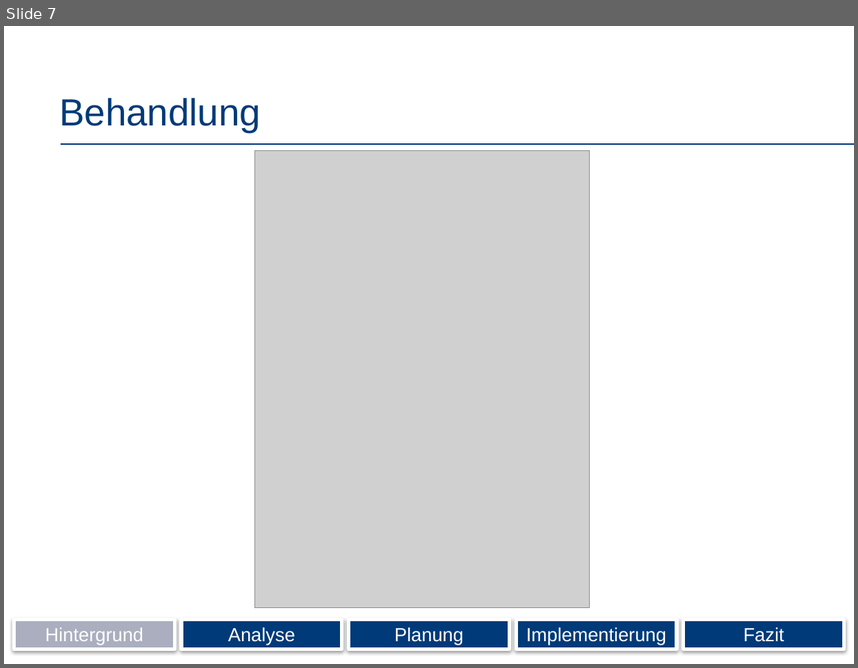
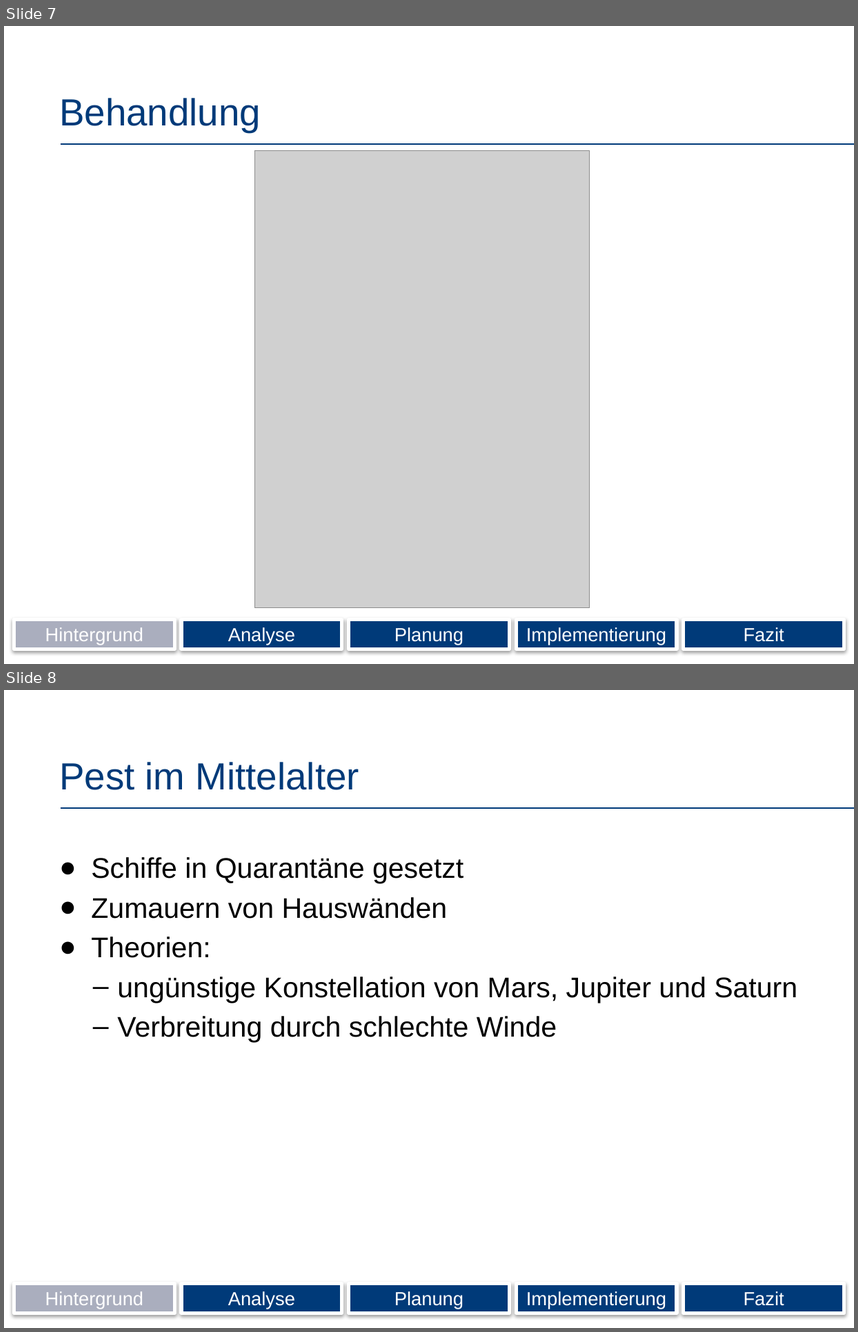
Before and after one commit to Wolle1508/SE-Projekt, a slide deck: Präsentation.pptx. Shown one above the other, each under a label of ours: slide 7 before the commit, slides 7 and 8 after it. The pictures are 858x668 and 858x1332 pixels, drawn with LibreOffice and Linux fonts; fonts in the diff are those of the drawing; grey boxes stand for pictures; background and template pictures are left out. Boxes give left, top, right and bottom in pixels: in the first picture for what was removed or moved away, otherwise in the second. Text is boxed around its words. In the diff, an @@ line names an element or a change of style, - is before the commit and + after.

```diff
--- a/Präsentation.pptx
+++ b/Präsentation.pptx
@@ slide 8 added at (4,690,854,1328), background #FFFFFF; not listed: 1 template element that a slide beside it also shows @@
@@ title added at (59,762,359,790), 32 pt, text #003A79 @@
+Pest im Mittelalter
@@ text added at (91,857,797,1043), 24 pt, text #000000 @@
+● Schiffe in Quarantäne gesetzt
+● Zumauern von Hauswänden
+● Theorien:
+  – ungünstige Konstellation von Mars, Jupiter und Saturn
+  – Verbreitung durch schlechte Winde
@@ rectangle added at (14,1283,175,1312), fill #AAAEBE, outline #FFFFFF 3 pt, 16 pt, text #FFFFFF @@
+Hintergrund
@@ rectangle added at (181,1283,342,1312), fill #003A79, outline #FFFFFF 3 pt, 16 pt, text #FFFFFF @@
+Analyse
@@ rectangle added at (349,1283,510,1312), fill #003A79, outline #FFFFFF 3 pt, 16 pt, text #FFFFFF @@
+Planung
@@ rectangle added at (516,1283,677,1312), fill #003A79, outline #FFFFFF 3 pt, 16 pt, text #FFFFFF @@
+Implementierung
@@ rectangle added at (683,1283,844,1312), fill #003A79, outline #FFFFFF 3 pt, 16 pt, text #FFFFFF @@
+Fazit
```
Also in this commit, not shown: 4 other slides added, 1 slide removed.
